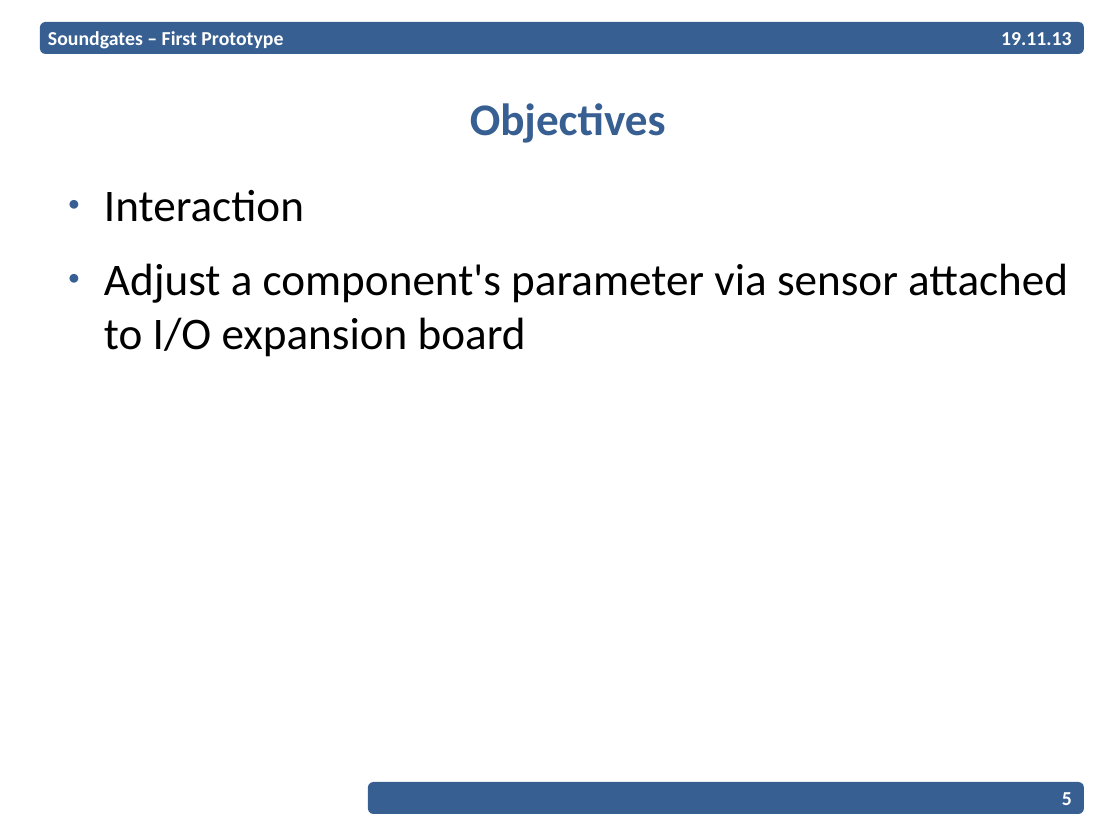
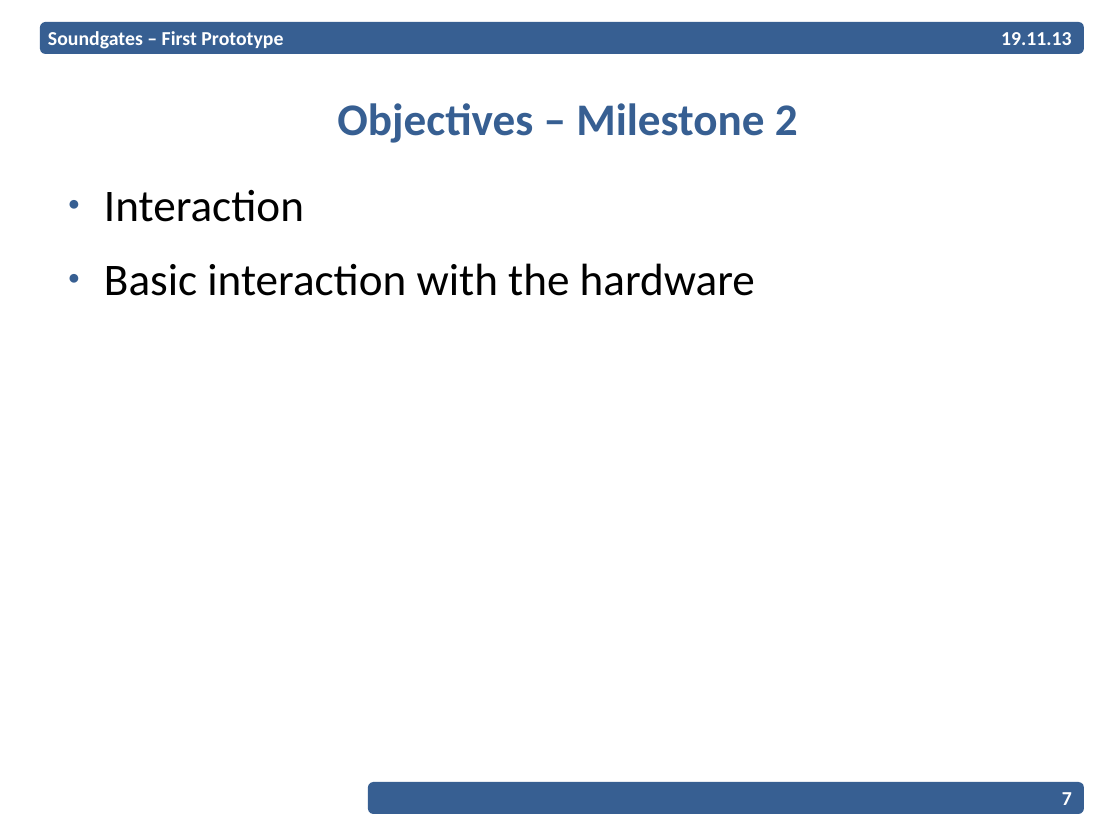
Before and after one commit to EPiCS/soundgates, a slide deck: slide 7 of documents/milestone1-2-presentation/Presentation.odp (slide 5 before the commit). Drawn at 1120x840 pixels with LibreOffice and Linux fonts; fonts in the diff are those of the drawing; background and template pictures are left out. Boxes give left, top, right and bottom in pixels: in the first picture for what was removed or moved away, otherwise in the second. Text is boxed around its words. In the diff, an @@ line names an element or a change of style, - is before the commit and + after.

```diff
--- a/documents/milestone1-2-presentation/Presentation.odp
+++ b/documents/milestone1-2-presentation/Presentation.odp
@@ title at <box>337,103,798,143</box>: text changed @@
-Objectives
+Objectives – Milestone 2
@@ text at <box>104,263,755,296</box>: text changed @@
-  ● Adjust a component's parameter via sensor attached to I/O expansion board
+  ● Basic interaction with the hardware
@@ page number at <box>1062,792,1072,805</box>: text changed @@
-5
+7
```
Also in this commit, not shown: 4 other slides changed, 3 slides added.
